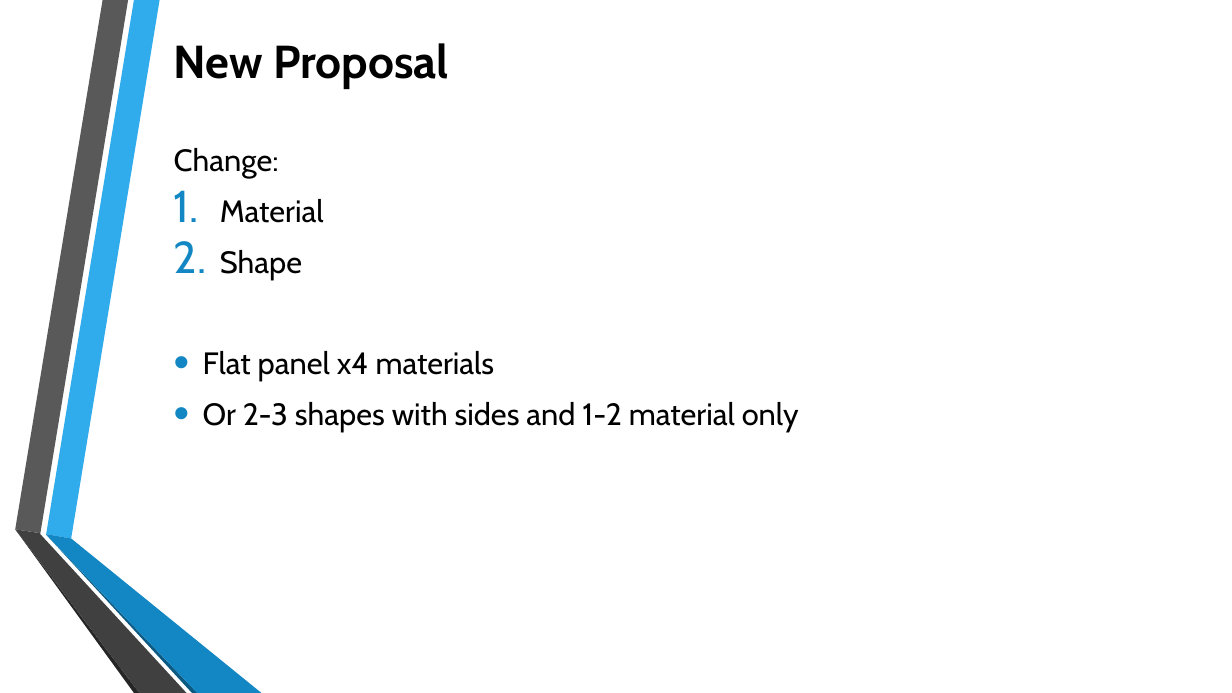
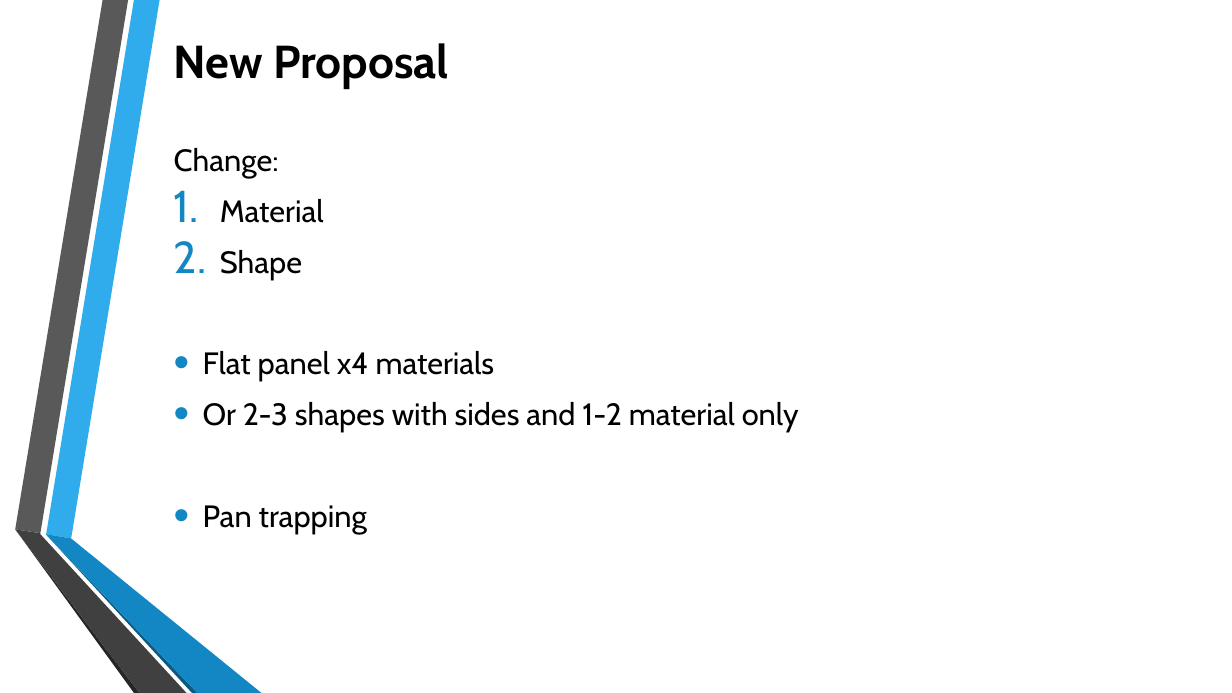
Before and after one commit to nargolg1/Animal-Behaviour-and-Climate-project, a slide deck: slide 24 of decks and posters/spring 2019 final.pptx (slide 23 before the commit). Drawn at 1232x693 pixels with LibreOffice and Linux fonts; fonts in the diff are those of the drawing; background and template pictures are left out. Boxes give left, top, right and bottom in pixels: in the first picture for what was removed or moved away, otherwise in the second. Text is boxed around its words. In the diff, an @@ line names an element or a change of style, - is before the commit and + after.

```diff
--- a/decks and posters/spring 2019 final.pptx
+++ b/decks and posters/spring 2019 final.pptx
@@ text at (203,505,367,533): paragraph added @@
+• Pan trapping
```
Also in this commit, not shown: 1 other slide changed, 1 slide added.
